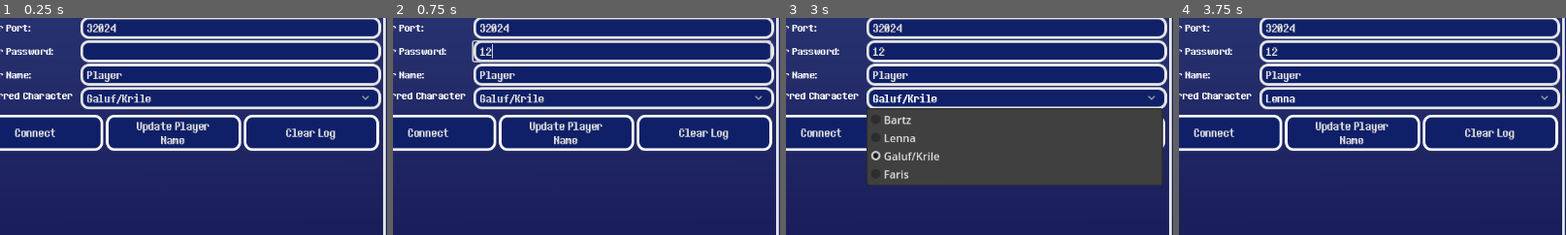
Above: before the commit, frames 1-4 (left to right).
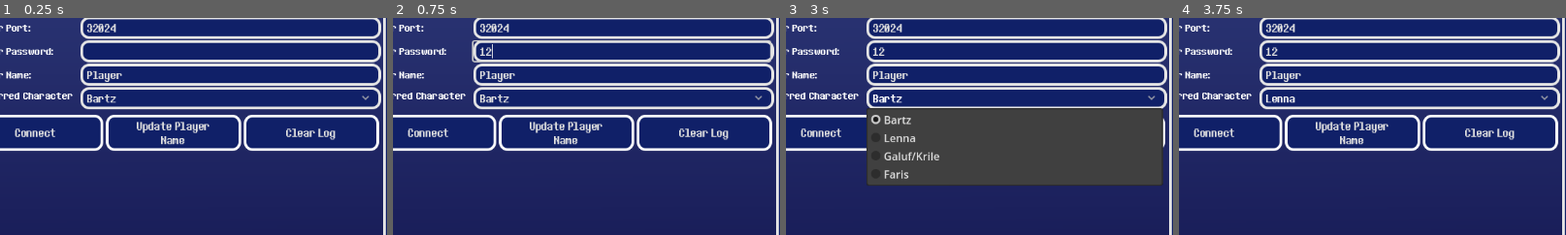
Above: after the commit, the same moments.

Repository: StrangeQwarq/ff5-multi-chaos
Game: Godot game, scene res://ff5.tscn
The game is run twice, just before and just after one commit, with the same random seed, the same clock (stepped at 60 frames per second) and the same inputs.
Inputs (mouse positions are % of the whole screen's width and height, from its top left):
- Up to frame 1 (0.25 s): no input
- Up to frame 2 (0.75 s): click (35, 16) at 0.52 s; type "12" at 0.6 s
- Up to frame 3 (3 s): click "Start" at 1.25 s; click "Start" at 2 s; click "Galuf/Krile" (after the commit: "Bartz") at 2.75 s
- Up to frame 4 (3.75 s): click "Update Player Name" at 3.5 s
The pictures show only the part of the screen within x 5-55%, y 8-58%; the shares and areas given below are measured in that part.

The runs differ from the first frame. In frame 1, 0.3% of the frame differs, in the area x 22-40%, y 34-40%; in frame 2, 0.3%; in frame 3, 0.5%, in the area x 21-40%, y 34-66%; in frame 4, nothing differs.

Commit message:
add readme

Diff:
--- a/Client/ff5.tscn
+++ b/Client/ff5.tscn
@@ -158,6 +158,7 @@
 texture_filter = 1
 layout_mode = 2
 size_flags_horizontal = 3
+focus_mode = 1
 theme = ExtResource("2_j6bdw")
 text = "127.0.0.1"
 
@@ -176,6 +177,7 @@
 texture_filter = 1
 layout_mode = 2
 size_flags_horizontal = 3
+focus_mode = 1
 theme = ExtResource("2_j6bdw")
 text = "32024"
 max_length = 6
@@ -195,6 +197,7 @@
 texture_filter = 1
 layout_mode = 2
 size_flags_horizontal = 3
+focus_mode = 1
 theme = ExtResource("2_j6bdw")
 
 [node name="PlayerName" type="HBoxContainer" parent="UI/VBoxContainer"]
@@ -212,6 +215,7 @@
 texture_filter = 1
 layout_mode = 2
 size_flags_horizontal = 3
+focus_mode = 1
 theme = ExtResource("2_j6bdw")
 text = "Player"
 max_length = 6
@@ -233,8 +237,9 @@
 layout_mode = 2
 size_flags_horizontal = 3
 size_flags_vertical = 0
-theme = ExtResource("2_j6bdw")
-selected = 2
+focus_mode = 1
+theme = ExtResource("2_j6bdw")
+selected = 0
 item_count = 4
 popup/item_0/text = "Bartz"
 popup/item_0/id = 1
Not shown, changed: Client/Export/ff5chaos-v1.zip
Not shown, added: README.txt
Not shown, changed: Server/ff5_multi_chaos.lua
